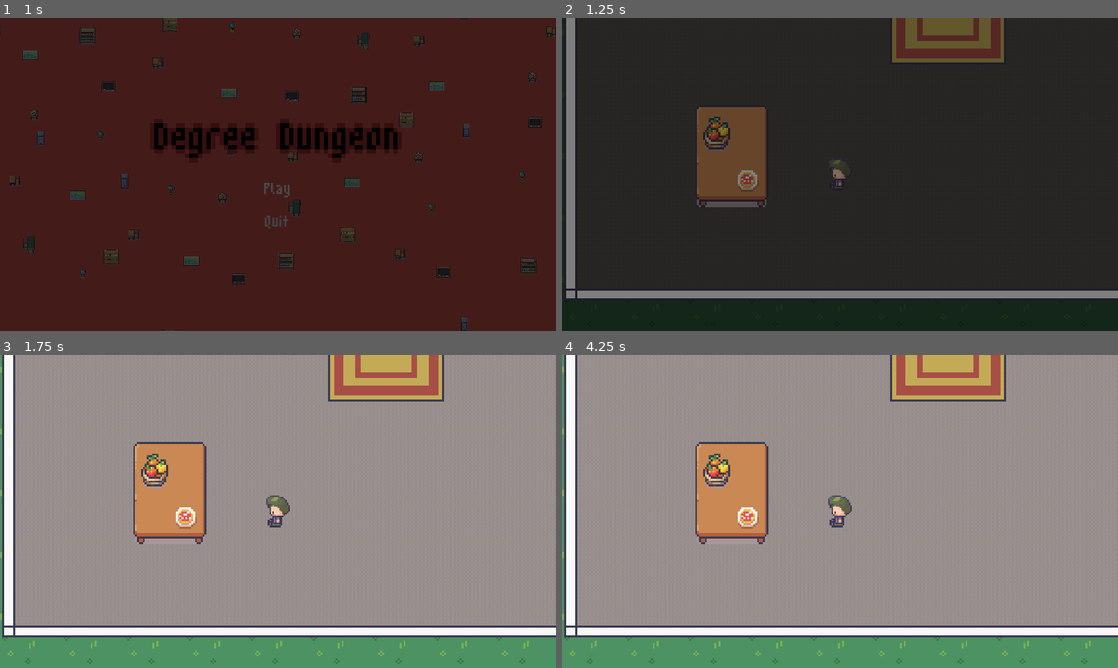
Above: before the commit, frames 1-4 (two rows, left to right).
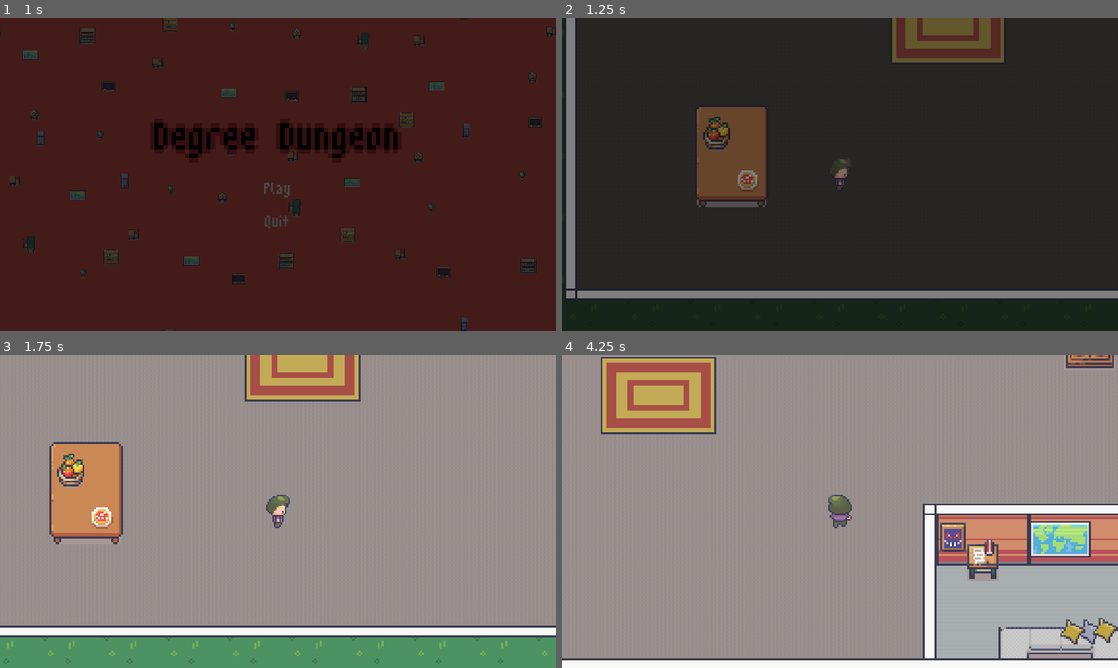
Above: after the commit, the same moments.

Repository: rgreenan55/DegreeDungeon
Game: Godot game, scene res://menus/title/title_menu.tscn
Same seed, same stepped clock (60 frames per second), same inputs: the game is played once before the commit and once after it.
Inputs (mouse positions are in pixels of both pictures, inside the frame that each line leads up to):
- Up to frame 1 (1 s): click "Play" at 0.5 s
- Up to frame 2 (1.25 s): no input
- Up to frame 3 (1.75 s): move the mouse to (400, 495) at 1.27 s; hold Right (move_right) from 1.28 s (still down); hold Space (attack) from 1.28 s (still down)
- Up to frame 4 (4.25 s): move the mouse to (728, 527) at 2.02 s; release Right (move_right) at 2.03 s; release Space (attack) at 2.03 s; hold Down (move_down) 2.03-2.78 s; tap P (dev_dmg) at 2.1, 3.6 s; move the mouse to (895, 442) at 2.77 s; hold Right (move_right) 2.78-3.53 s; hold Space (attack) 2.78-3.53 s; move the mouse to (812, 574) at 3.52 s; hold Up (move_up) from 3.53 s (still down)

Frame 1 is identical in both runs. In frame 2, less than 0.1% of the frame differs, in the area x 48-52%, y 45-55%; in frame 3, 16%; in frame 4, 42%, in the area x 0-100%, y 0-100%.
Error before the commit: Parse Error: Used space character for indentation instead of tab as used before in the file. (res://entities/player/Player.gd:21)

Commit message:
Merged from master and made fixes

Diff:
--- a/entities/player/Player.gd
+++ b/entities/player/Player.gd
@@ -14,15 +14,13 @@
 
 # Variables
 var move_speed : float
-
+var is_dead: bool
 var current_health : int :
 	set (value):
 		current_health = value
 		s_health_changed.emit(value)
-    if (value == 0) handle_death()
+		if (value == 0): handle_death()
 
-var current_health: int
-var is_dead: bool
 
 
 # On Player Load
@@ -82,8 +80,8 @@
 		current_health -= 1
 		s_health_changed.emit(current_health)
 
- func handle_death():
-   is_dead = true
-	 animation.play("dead_left_right");
-	 if (velocity.x > 0): animation.flip_h = true
- 	 s_died.emit()
+func handle_death():
+	is_dead = true
+	animation.play("dead_left_right");
+	if (velocity.x > 0): animation.flip_h = true
+	s_died.emit()
Not shown: 1 places in entities/player/Player.tscn that only renumber resources
Not shown: 1 places in ui/theme_default/theme_default.tres that only renumber resources
